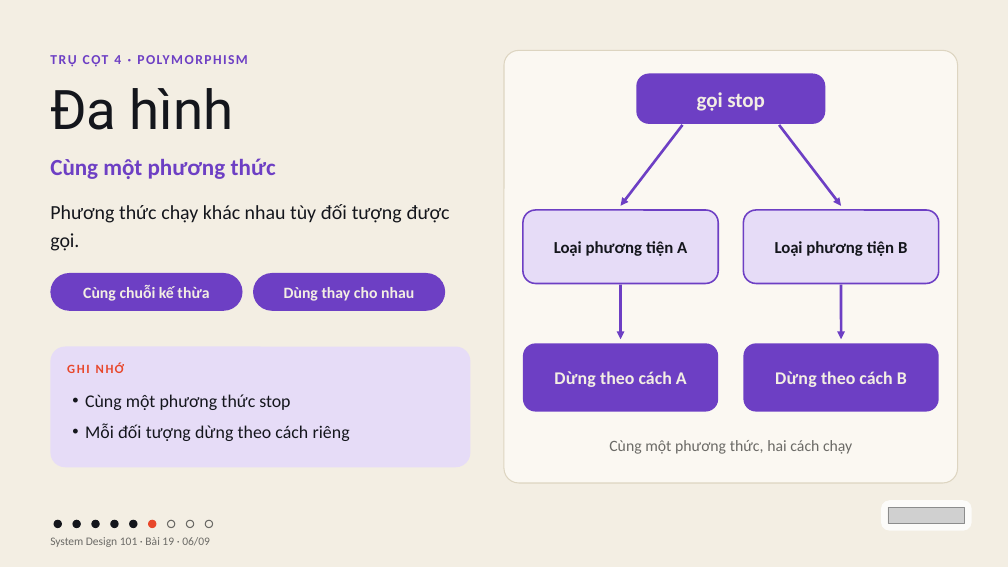
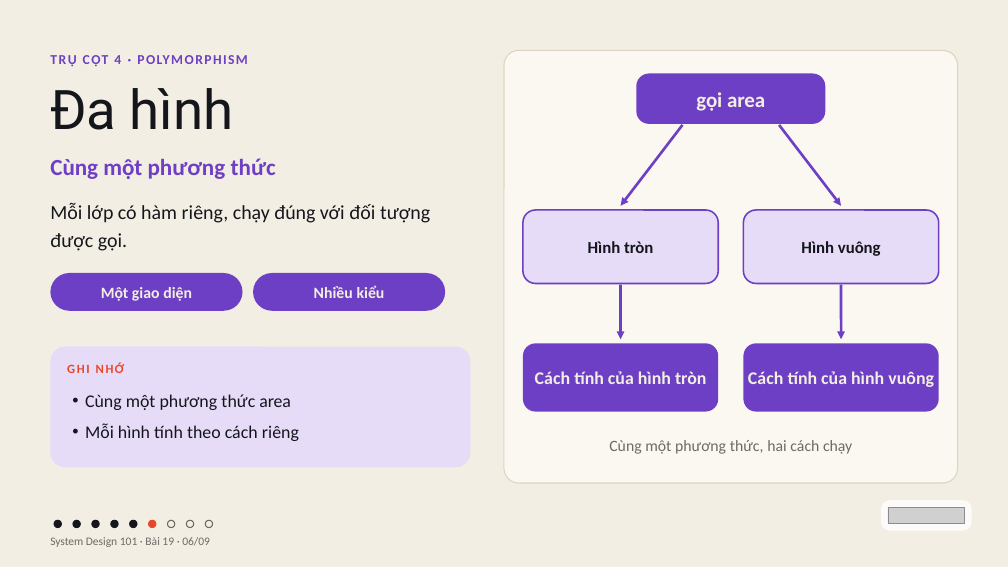
Before and after one commit to vohoailinh90/tool-marketing-studio, a slide deck: slide 6 of system-design-101/vi/lessons/sd-10-019/slides/sd-10-019.pptx. Drawn at 1008x567 pixels with LibreOffice and Linux fonts; fonts in the diff are those of the drawing; grey boxes stand for pictures. Boxes give left, top, right and bottom in pixels: in the first picture for what was removed or moved away, otherwise in the second. Text is boxed around its words. In the diff, an @@ line names an element or a change of style, - is before the commit and + after.

```diff
--- a/system-design-101/vi/lessons/sd-10-019/slides/sd-10-019.pptx
+++ b/system-design-101/vi/lessons/sd-10-019/slides/sd-10-019.pptx
@@ text in rounded rectangle at (696, 92, 765, 111): text changed @@
-gọi stop
+gọi area
@@ text at (50, 203, 430, 251): text changed @@
-Phương thức chạy khác nhau tùy đối tượng được gọi.
+Mỗi lớp có hàm riêng, chạy đúng với đối tượng được gọi.
@@ text in rounded rectangle at (588, 241, 653, 253): text changed @@
-Loại phương tiện A
+Hình tròn
@@ text in rounded rectangle at (801, 241, 881, 256): text changed @@
-Loại phương tiện B
+Hình vuông
@@ text in rounded rectangle at (101, 287, 192, 301): text changed @@
-Cùng chuỗi kế thừa
+Một giao diện
@@ text in rounded rectangle at (314, 285, 385, 298): text changed @@
-Dùng thay cho nhau
+Nhiều kiểu
@@ text in rounded rectangle at (535, 371, 706, 384): text changed @@
-Dừng theo cách A
+Cách tính của hình tròn
@@ text in rounded rectangle at (748, 371, 934, 387): text changed @@
-Dừng theo cách B
+Cách tính của hình vuông
@@ text at (85, 394, 299, 441): text changed @@
-• Cùng một phương thức stop
-• Mỗi đối tượng dừng theo cách riêng
+• Cùng một phương thức area
+• Mỗi hình tính theo cách riêng
```
Also in this commit, not shown: 8 other slides changed, 4 other files.
